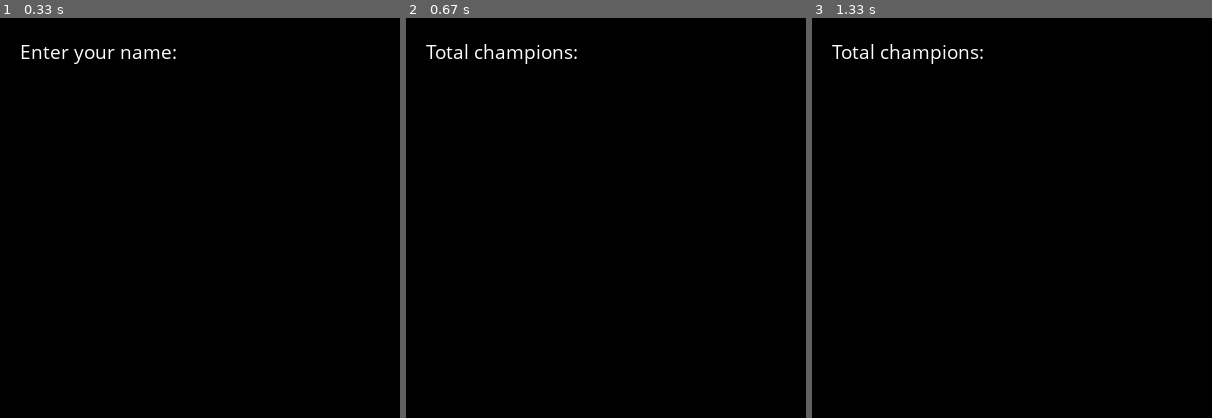
Above: before the commit, frames 1-3 (left to right).
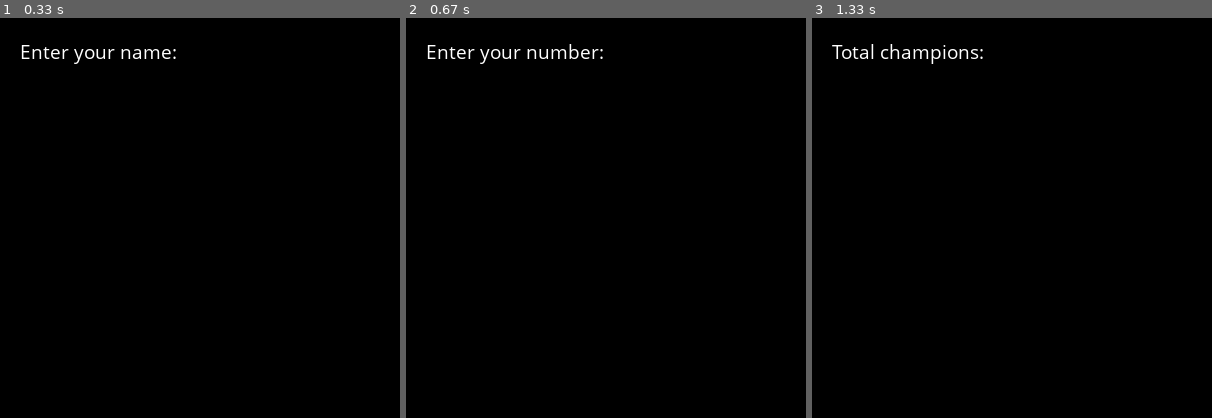
Above: after the commit, the same moments.

Repository: Roman-Blokhin/Python
Game: pygame game, started from my_code/testing/user_db/index.py
The game is run twice, just before and just after one commit, with the same random seed, the same clock (stepped at 60 frames per second) and the same inputs.
Inputs:
- Up to frame 1 (0.33 s): no input
- Up to frame 2 (0.67 s): tap Enter at 0.33 s
- Up to frame 3 (1.33 s): tap Enter at 0.67 s

Frame 1 is identical in both runs. In frame 2, 0.8% of the frame differs, in the area x 5-50%, y 6-12%; in frame 3, nothing differs.

Commit message:
окно для ввода цифры

Diff:
--- a/my_code/testing/user_db/index.py
+++ b/my_code/testing/user_db/index.py
@@ -1,4 +1,5 @@
 import pygame
+
 pygame.init()
 
 # ------------------------------------------ VARIABLES ------------------------------------------
@@ -12,12 +13,13 @@
 
 size = (400, 400)
 USERNAME = None
-
+USERNUM = None
 
 # ------------------------------------------ WINDOW ------------------------------------------
 
 screen = pygame.display.set_mode(size)
 pygame.display.set_caption('База данных юзеров')
+
 
 # ------------------------------------------ CYCLE ------------------------------------------
 
@@ -48,7 +50,34 @@
         screen.blit(name_text, (20, 20))
         pygame.display.update()
 
-intro()
+
+def score():
+    is_find_num = False
+    num = 'Enter your number:'
+    while not is_find_num:
+        for event in pygame.event.get():
+            if event.type == pygame.QUIT:
+                pygame.quit()
+
+            elif event.type == pygame.KEYDOWN:
+                if event.unicode.isdigit():
+                    if num == 'Enter your number:':
+                        num = event.unicode
+                    else:
+                        num += event.unicode
+                elif event.key == pygame.K_BACKSPACE:
+                    num = num[:-1]
+                elif event.key == pygame.K_RETURN:
+                    global USERNUM
+                    USERNUM = num
+                    is_find_num = True
+
+        screen.fill(BLACK)
+        font = pygame.font.SysFont('Comic Sans MS', 20)
+        num_text = font.render(num, True, WHITE)
+        screen.blit(num_text, (20, 20))
+        pygame.display.update()
+
 
 def game_over():
     while True:
@@ -62,4 +91,7 @@
         screen.blit(name_text, (20, 20))
         pygame.display.update()
 
+
+intro()
+score()
 game_over()
